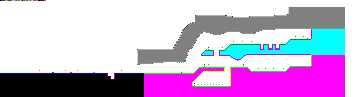
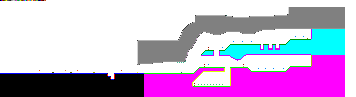
Two versions of the same layered image (356px x 97px). Layer-by-layer changes:
painted on "Layer 1" over <box>137,40,179,50</box>
